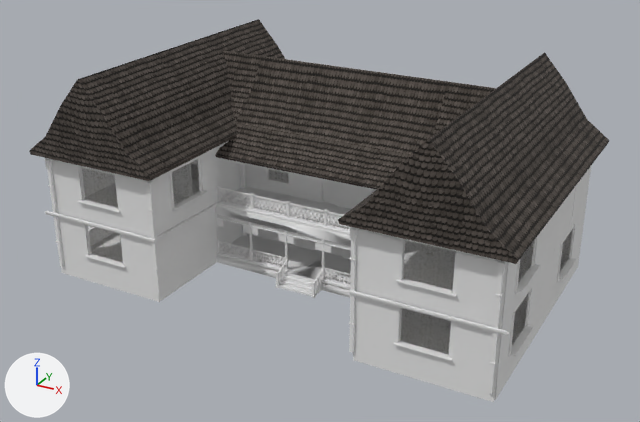
The FBX model Assets/BeneathThePetals/Graphics/Models/Structures/Inside_Building.fbx, before and after one commit.
One viewpoint serves both versions: a camera (50 mm lens) standing at (28.0, -42.2, 30.3) and looking at (0.2, 8.2, 5.1). The axes (+X, +Y, +Z) are drawn at lower left. The lights are the same throughout. Where no turn or scale is listed for an object, it has been applied to the vertices.

The first picture shows 'CanteenWall4', 'Floor1_Ground', 'Floor2_Ground', 'HallwayWall3', 'InsideBuilding', 'LeaderRoomWall2', 'LibraryWall3', 'LivingRoomWall1', 'MainCharacterWall2', 'OutsidePlanes', 'OutsideWoodDecorations2', 'OutsideWoodDecorations3', 'Roof', 'Terrace', 'Window1', 'Window2', 'Window3', 'Window4', 'Window5', 'Window7', 'Window8', 'WoodPillars'.
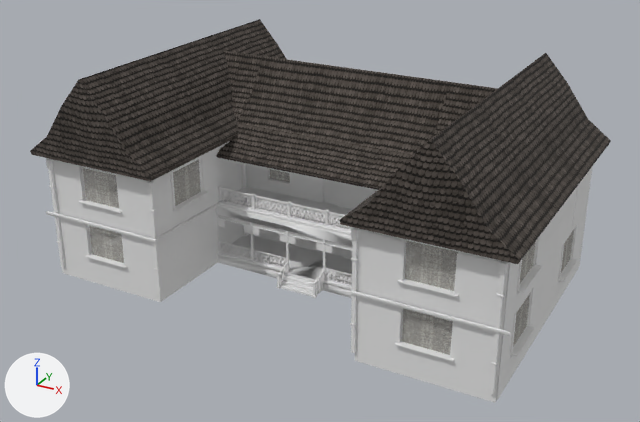
Where the change shows, as pixel boxes [x1, y1, x2, y2] in the pictures (640 x 422 px):
'Roof', moved
    before: [29, 19, 610, 264]
    after: [30, 19, 611, 264]
'OutsidePlanes', moved
    before: [51, 148, 507, 402]
    after: [52, 148, 509, 403]
'Terrace', moved
    before: [216, 187, 351, 298]
    after: [217, 187, 352, 298]
'OutsideWoodDecorations3', moved
    before: [215, 186, 351, 286]
    after: [216, 186, 353, 287]
'WoodPillars', moved
    before: [45, 158, 506, 394]
    after: [46, 158, 508, 394]
'LeaderRoomWall2', moved
    before: [502, 208, 559, 329]
    after: [504, 208, 561, 329]
'LibraryWall3', moved
    before: [497, 254, 555, 387]
    after: [498, 255, 556, 388]
'OutsideWoodDecorations2', moved
    before: [45, 203, 509, 336]
    after: [46, 203, 511, 336]
'HallwayWall3', moved
    before: [555, 166, 591, 253]
    after: [556, 166, 593, 254]
'Window7', moved
    before: [169, 157, 208, 212]
    after: [170, 157, 209, 213]
'InsideBuilding', moved
    before: [494, 185, 579, 400]
    after: [496, 184, 580, 401]
'Window4', moved
    before: [88, 226, 534, 357]
    after: [89, 226, 535, 358]
'LivingRoomWall1', moved
    before: [549, 209, 586, 305]
    after: [550, 210, 587, 306]
'Window3', moved
    before: [515, 236, 541, 294]
    after: [516, 236, 542, 294]
'Window5', moved
    before: [557, 224, 576, 282]
    after: [558, 224, 578, 283]
'MainCharacterWall2', moved
    before: [82, 167, 115, 197]
    after: [83, 167, 116, 194]
'Window8', surface changed
    both: [266, 169, 376, 194]
'CanteenWall4', moved
    before: [89, 228, 115, 246]
    after: [90, 229, 115, 245]
'Floor2_Ground', unchanged, covered by the edit
    before: [85, 169, 533, 291]
    after: [88, 172, 534, 290]
'Floor1_Ground', unchanged, covered by the edit
    before: [91, 233, 569, 354]
    after: [94, 233, 570, 353]

Edits to the bpy script that builds the scene:
```text
Change img_windows_trnsp_png:
    img_windows_trnsp_png: load_image('windows_trnsp.png', '_unpacked/windows_trnsp.png', 162, 151, 'sRGB') -> load_image('windows_trnsp.png', '../../Textures/windows_trnsp.png', 162, 151, 'Non-Color')
Change mat_trnsp_window:
    add n3 = _N.new('ShaderNodeTexImage'); n3.name = 'Image Texture.001'
    add n3.image = img_windows_trnsp_png
    where n2 = _N.new('ShaderNodeTexImage'); n2.name = 'Image Texture'
    where n0 = _N.new('ShaderNodeBsdfPrincipled'); n0.name = 'Principled BSDF'
    remove _L.new(n2.outputs[1], n0.inputs[4])  # 'Alpha' to 'Alpha'
    add _L.new(n3.outputs[0], n0.inputs[4])  # 'Color' to 'Alpha'
Change ob_outsideplanes:
    ob_outsideplanes.location: (-0.08, 8.79, 0.84) -> (0.02, 8.79, 0.84)
Change ob_roof:
    ob_roof.location: (-0.08, 8.79, 0.84) -> (0.02, 8.79, 0.84)
Change ob_canteenwall4:
    ob_canteenwall4.location: (-16.56, 4.44, 3.25) -> (-16.46, 4.44, 3.25)
Change ob_insidebuilding:
    ob_insidebuilding.location: (-0.08, 8.79, 0.84) -> (0.02, 8.79, 0.84)
Change ob_outsidewooddecorations2:
    ob_outsidewooddecorations2.location: (-0.08, 8.55, 0.84) -> (0.02, 8.55, 0.84)
Change ob_maincharacterwall2:
    ob_maincharacterwall2.location: (-16.56, 3.12, 6.8) -> (-16.46, 3.12, 6.8)
Change ob_hallwaywall3:
    ob_hallwaywall3.location: (16.4, 14.53, 6.8) -> (16.5, 14.53, 6.8)
Change ob_window3:
    ob_window3.location: (16.33, 3.31, 6.96) -> (16.42, 3.31, 6.96)
Change ob_librarywall3:
    ob_librarywall3.location: (16.4, 4.17, 3.6) -> (16.5, 4.17, 3.6)
Change ob_terrace:
    ob_terrace.location: (-0.05, 8.79, 0.84) -> (0.04, 8.79, 0.84)
Change ob_window4:
    ob_window4.location: (16.33, 3.31, 2.78) -> (16.42, 3.31, 2.78)
Change ob_woodpillars:
    ob_woodpillars.location: (12.81, 4.11, 5.18) -> (12.91, 4.11, 5.18)
Change ob_livingroomwall1:
    ob_livingroomwall1.location: (16.4, 14.13, 3.07) -> (16.5, 14.13, 3.07)
Change ob_outsidewooddecorations3:
    ob_outsidewooddecorations3.location: (-0.09, 6.71, 3.53) -> (0.0, 6.71, 3.53)
Change ob_window5:
    ob_window5.location: (16.33, 13.73, 2.78) -> (16.42, 13.73, 2.78)
Change ob_window7:
    ob_window7.location: (7.46, 3.31, 6.95) -> (7.55, 3.31, 6.95)
Change ob_leaderroomwall2:
    ob_leaderroomwall2.location: (16.4, 4.17, 7.18) -> (16.5, 4.17, 7.18)
```
